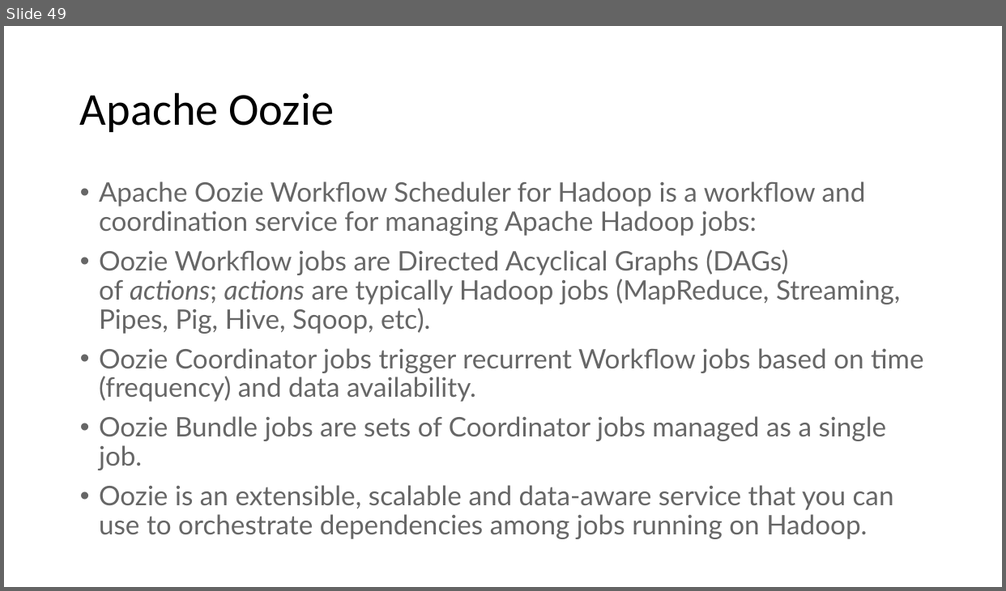
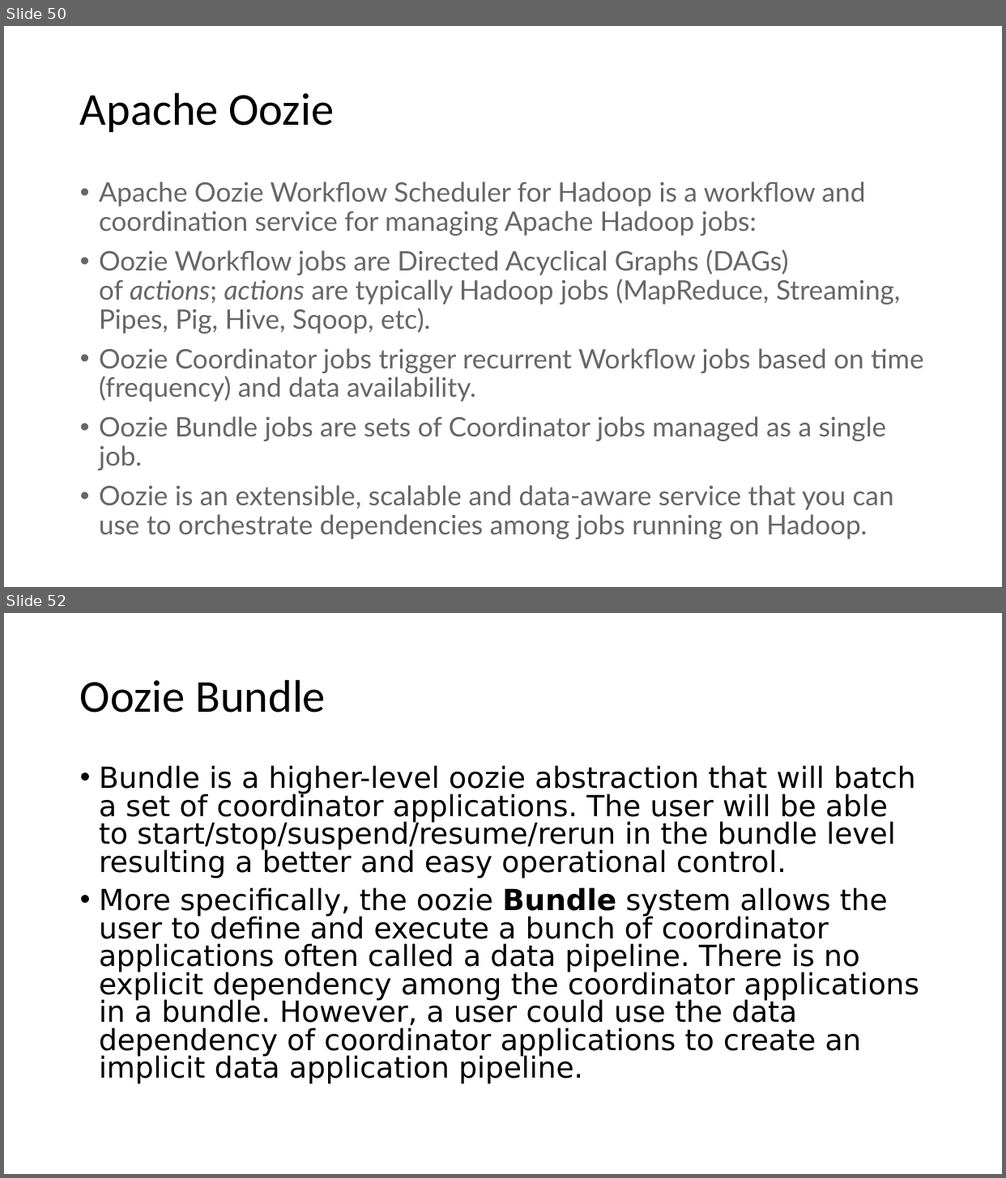
Before and after one commit to imcuteani/Azure_Big_Data_Training, a slide deck: Slides/Big Data Overview.pptx. Shown one above the other, each under a label of ours: slide 49 before the commit, slides 50 and 52 after it; the slides between them are not shown. The pictures are 1006x591 and 1006x1178 pixels, drawn with LibreOffice and Linux fonts; fonts in the diff are those of the drawing. Boxes give left, top, right and bottom in pixels: in the first picture for what was removed or moved away, otherwise in the second. Text is boxed around its words. In the diff, an @@ line names an element or a change of style, - is before the commit and + after.

```diff
--- a/Slides/Big Data Overview.pptx
+++ b/Slides/Big Data Overview.pptx
@@ slide 52 added at (4, 613, 1002, 1174), background #FFFFFF @@
@@ title added at (80, 679, 326, 713), 44 pt, text #000000 @@
+Oozie Bundle
@@ text added at (99, 765, 920, 1084), 28 pt, text #000000 @@
+• Bundle is a higher-level oozie abstraction that will batch a set of coordinator applications. The user will be able to start/stop/suspend/resume/rerun in the bundle level resulting a better and easy operational control.
+• More specifically, the oozie Bundle system allows the user to define and execute a bunch of coordinator applications often called a data pipeline. There is no explicit dependency among the coordinator applications in a bundle. However, a user could use the data dependency of coordinator applications to create an implicit data application pipeline.
@@ what was slide 49 is now slide 50 @@
```
Also in this commit, not shown: 3 other slides added, 1 other file.
